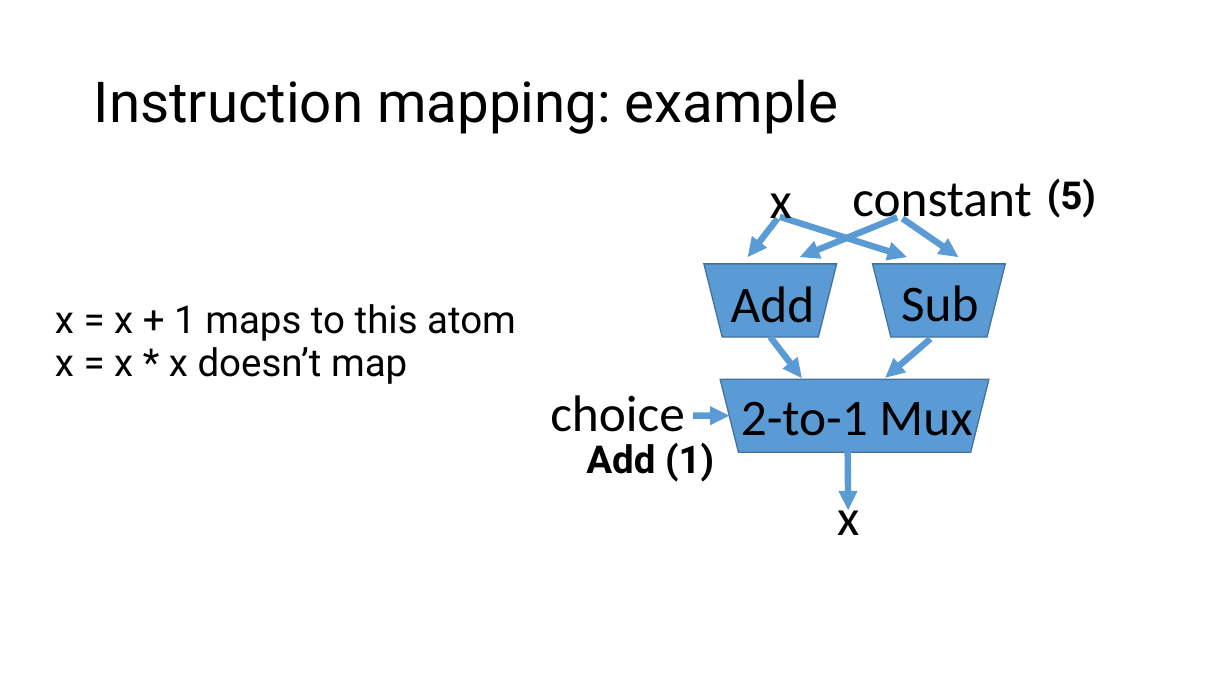
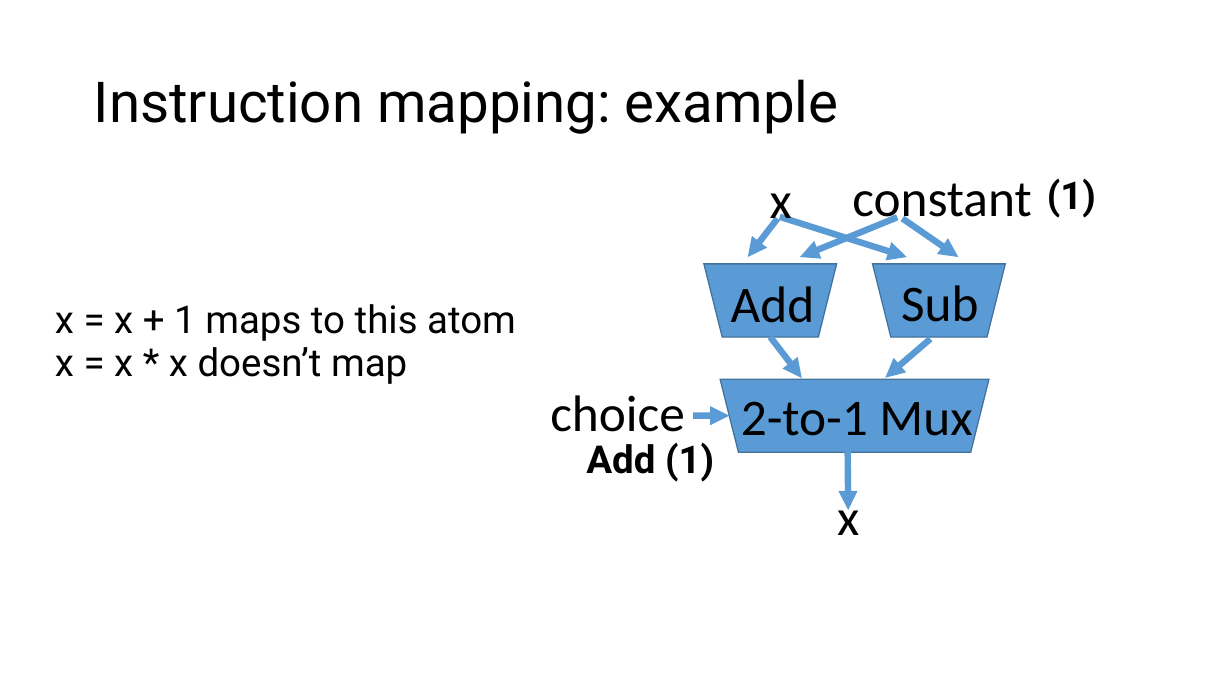
Before and after one commit to anirudhSK/pifo-domino-marple-ppts, a slide deck: slide 29 of domino_pifo.pptx (slide 27 before the commit). Drawn at 1232x693 pixels with LibreOffice and Linux fonts; fonts in the diff are those of the drawing. Boxes give left, top, right and bottom in pixels: in the first picture for what was removed or moved away, otherwise in the second. Text is boxed around its words. In the diff, an @@ line names an element or a change of style, - is before the commit and + after.

```diff
--- a/domino_pifo.pptx
+++ b/domino_pifo.pptx
@@ text at (1047,179,1096,218): text changed @@
-(5)
+(1)
```
Also in this commit, not shown: 9 other slides changed, 2 slides added.
